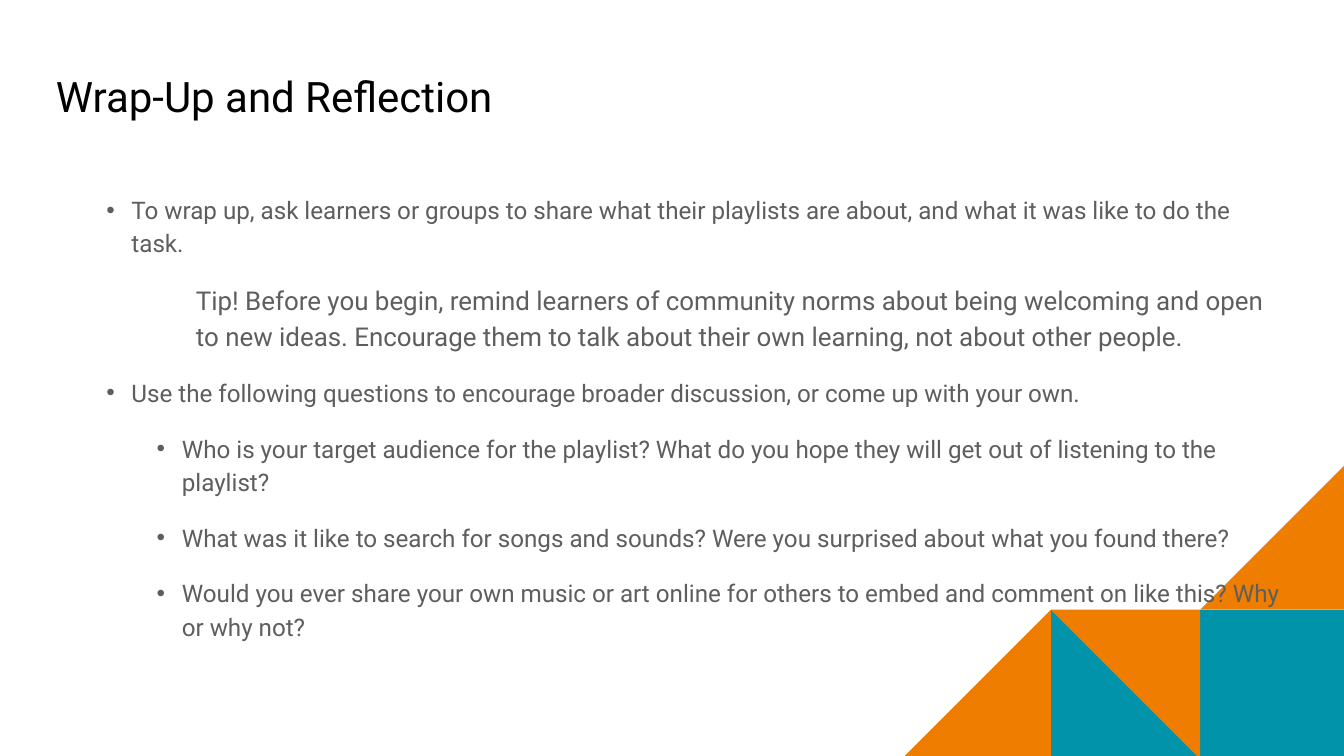
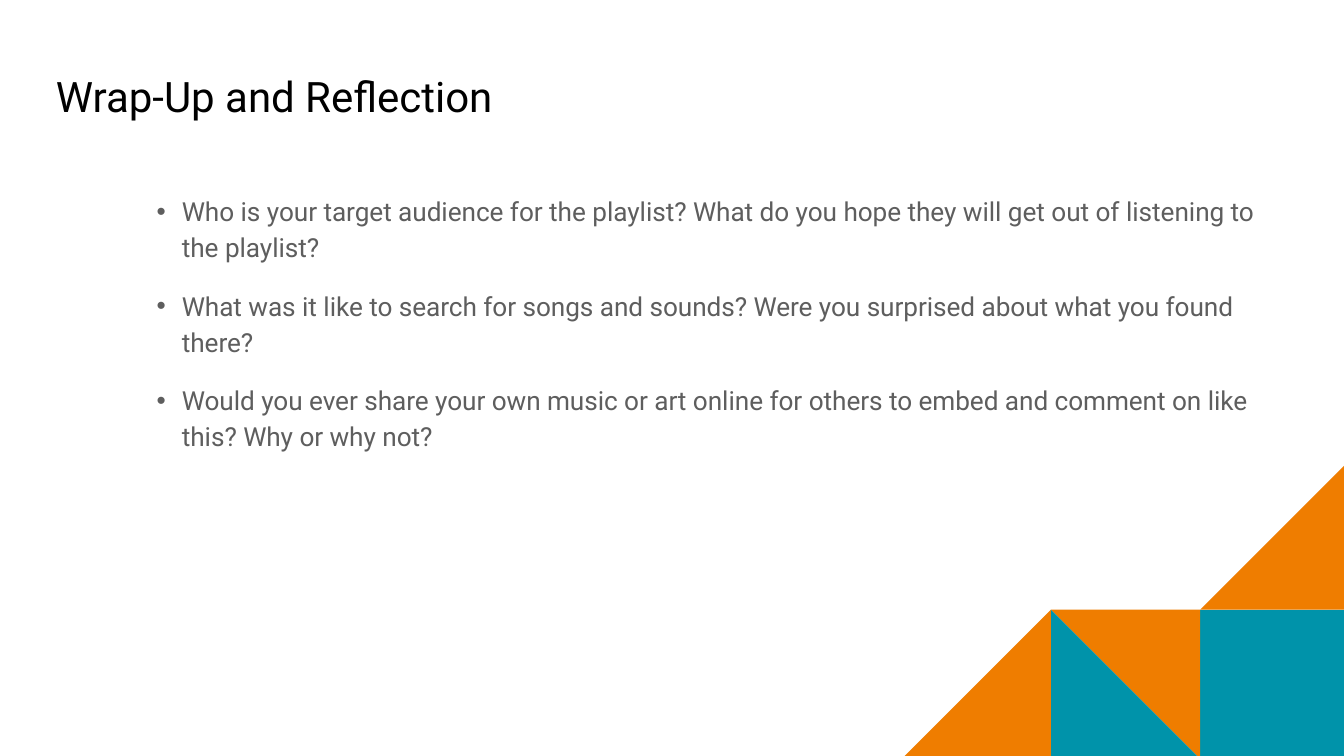
Before and after one commit to mr-eggleton/web-lit-core, a slide deck: slide 19 of final ppt/13-project-playlist.pptx. Drawn at 1344x756 pixels with LibreOffice and Linux fonts; fonts in the diff are those of the drawing; background and template pictures are left out. Boxes give left, top, right and bottom in pixels: in the first picture for what was removed or moved away, otherwise in the second. Text is boxed around its words. In the diff, an @@ line names an element or a change of style, - is before the commit and + after.

```diff
--- a/final ppt/13-project-playlist.pptx
+++ b/final ppt/13-project-playlist.pptx
@@ text "Who is your target audience ..." at <box>182,201,1254,452</box>: size 17.3 to 18.7 pt @@
@@ text at <box>131,201,1263,407</box>: paragraphs removed @@
-  • To wrap up, ask learners or groups to share what their playlists are about, and what it was like to do the task.
-Tip! Before you begin, remind learners of community norms about being welcoming and open to new ideas. Encourage them to talk about their own learning, not about other people.
-  • Use the following questions to encourage broader discussion, or come up with your own.
```
Also in this commit, not shown: 11 other slides changed, 59 other files.
